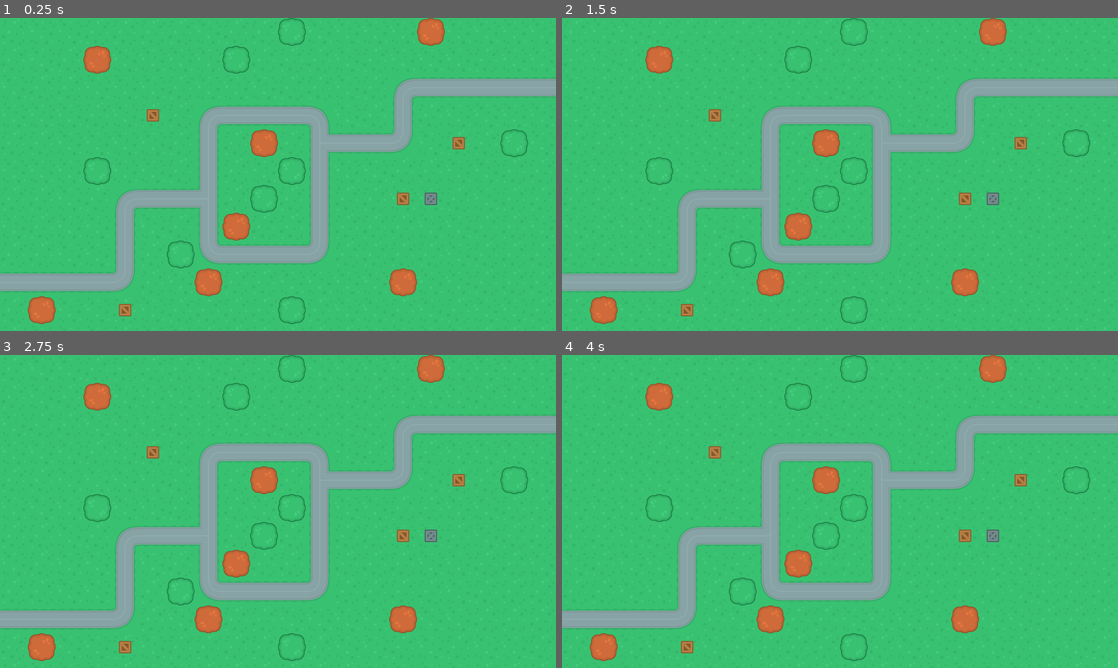
Above: before the commit, frames 1-4 (two rows, left to right).
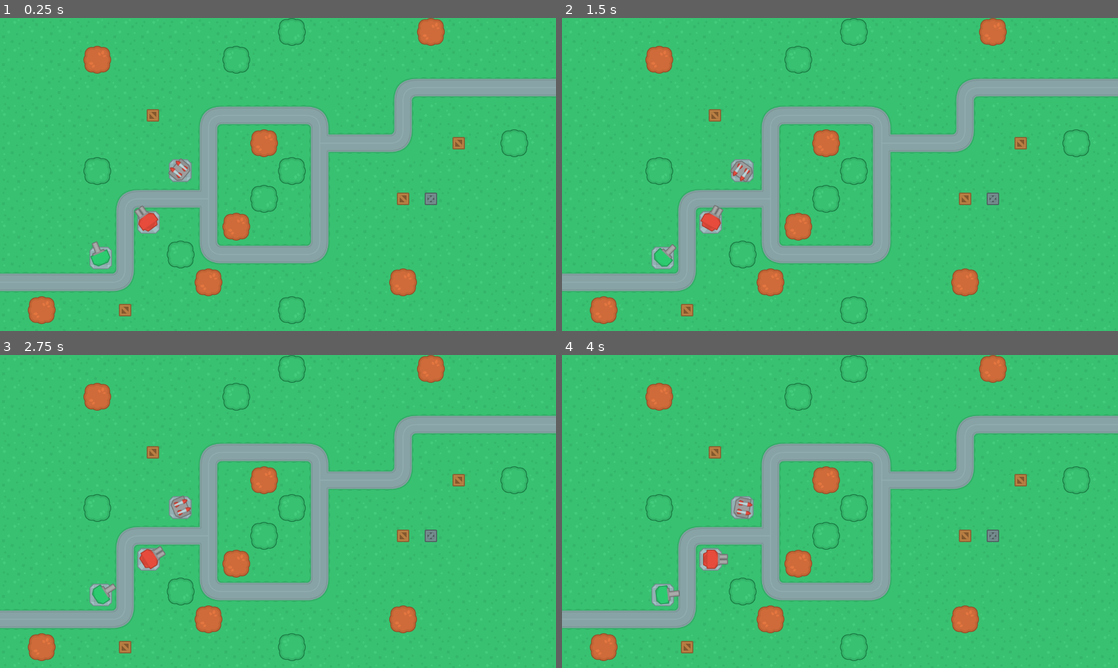
Above: after the commit, the same moments.

Repository: derUbermenk/TowerDefense
Game: Godot game, scene res://Scenes/Maps/Map1.tscn
Two runs of this game, one before a commit and one after it. Both use one fixed random seed, a clock stepped at 60 frames per second and the inputs below. This scene is started directly instead of the project's main scene.
Inputs (mouse positions are in pixels of both pictures, inside the frame that each line leads up to):
- Up to frame 1 (0.25 s): no input
- Up to frame 2 (1.5 s): tap Enter at 0.5 s; move the mouse to (962, 158) at 0.52 s; tap Space at 1.25 s; move the mouse to (728, 190) at 1.27 s
- Up to frame 3 (2.75 s): tap Enter at 2 s; move the mouse to (333, 442) at 2.02 s
- Up to frame 4 (4 s): tap Space at 2.75 s; move the mouse to (812, 574) at 2.77 s; tap Enter at 3.5 s; move the mouse to (1006, 558) at 3.52 s

The runs differ from the first frame. In frame 1, 0.8% of the frame differs, in the area x 16-35%, y 44-81%; in frame 2, 0.8%; in frame 3, 0.8%; in frame 4, 0.8%, in the area x 16-35%, y 45-81%.

Commit message:
add turrets in map for testing

Diff:
--- a/Scenes/Maps/Map1.tscn
+++ b/Scenes/Maps/Map1.tscn
@@ -1,10 +1,13 @@
-[gd_scene load_steps=8 format=2]
+[gd_scene load_steps=11 format=2]
 
 [ext_resource path="res://Resources/Tilesets/terrainTiles_default.png" type="Texture" id=1]
 [ext_resource path="res://Assets/Environment/crateMetal.png" type="Texture" id=2]
 [ext_resource path="res://Assets/Environment/treeBrown_large.png" type="Texture" id=3]
 [ext_resource path="res://Assets/Environment/treeGreen_large.png" type="Texture" id=4]
 [ext_resource path="res://Assets/Environment/crateWood.png" type="Texture" id=5]
+[ext_resource path="res://Scenes/Turrets/MissileT1.tscn" type="PackedScene" id=6]
+[ext_resource path="res://Scenes/Turrets/GunT1.tscn" type="PackedScene" id=7]
+[ext_resource path="res://Scenes/Turrets/GunT2.tscn" type="PackedScene" id=8]
 
 [sub_resource type="TileSet" id=1]
 0/name = "terrainTiles_default.png 0"
@@ -123,3 +126,14 @@
 tile_set = SubResource( 2 )
 format = 1
 tile_data = PoolIntArray( 10, 2, 0, 15, 1, 0, 65539, 1, 0, 65544, 2, 0, 131086, 0, 65538, 131087, 0, 1, 131088, 0, 1, 1 …(797 unchanged characters)…
+
+[node name="Turrets" type="Node2D" parent="."]
+
+[node name="GunT1" parent="Turrets" instance=ExtResource( 7 )]
+position = Vector2( 232, 552 )
+
+[node name="GunT2" parent="Turrets" instance=ExtResource( 8 )]
+position = Vector2( 342, 470 )
+
+[node name="MissileT1" parent="Turrets" instance=ExtResource( 6 )]
+position = Vector2( 415, 351 )
--- a/Scenes/Turrets/GunT1.tscn
+++ b/Scenes/Turrets/GunT1.tscn
@@ -1,9 +1,11 @@
-[gd_scene load_steps=3 format=2]
+[gd_scene load_steps=4 format=2]
 
 [ext_resource path="res://Towers/towerDefense_tile180.png" type="Texture" id=1]
 [ext_resource path="res://Towers/towerDefense_tile249.png" type="Texture" id=2]
+[ext_resource path="res://Scenes/Turrets/GunT1.gd" type="Script" id=3]
 
 [node name="GunT1" type="Node2D"]
+script = ExtResource( 3 )
 
 [node name="Base" type="Sprite" parent="."]
 texture = ExtResource( 1 )
--- a/Scenes/Turrets/GunT2.tscn
+++ b/Scenes/Turrets/GunT2.tscn
@@ -1,9 +1,11 @@
-[gd_scene load_steps=3 format=2]
+[gd_scene load_steps=4 format=2]
 
 [ext_resource path="res://Towers/towerDefense_tile250.png" type="Texture" id=1]
 [ext_resource path="res://Towers/towerDefense_tile181.png" type="Texture" id=2]
+[ext_resource path="res://Scenes/Turrets/GunT2.gd" type="Script" id=3]
 
 [node name="GunT2" type="Node2D"]
+script = ExtResource( 3 )
 
 [node name="Base" type="Sprite" parent="."]
 texture = ExtResource( 2 )
--- a/Scenes/Turrets/MissileT1.tscn
+++ b/Scenes/Turrets/MissileT1.tscn
@@ -1,10 +1,12 @@
-[gd_scene load_steps=4 format=2]
+[gd_scene load_steps=5 format=2]
 
 [ext_resource path="res://Towers/towerDefense_tile180.png" type="Texture" id=1]
 [ext_resource path="res://Towers/towerDefense_tile251.png" type="Texture" id=2]
 [ext_resource path="res://Towers/towerDefense_tile228.png" type="Texture" id=3]
+[ext_resource path="res://Scenes/Turrets/MissileT1.gd" type="Script" id=4]
 
 [node name="MissileT1" type="Node2D"]
+script = ExtResource( 4 )
 
 [node name="Base" type="Sprite" parent="."]
 texture = ExtResource( 1 )
